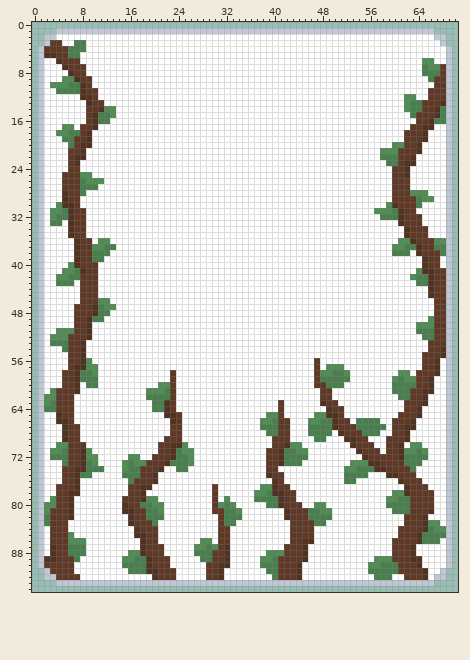
Edited in one commit: sprite sheet (assets/1x/WillowEnhancements.png). The first picture shows the starting point.
The file is 71x95 pixels.
Now the later version:
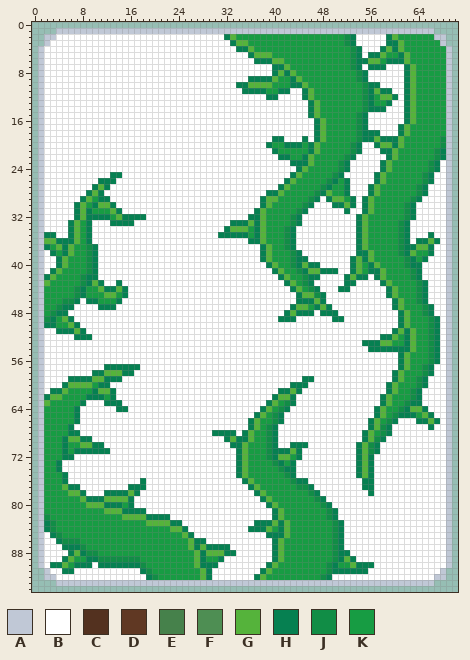
Palette (. is transparent): A #c0c8d6  B #ffffff  C #53311f  D #603823  E #46814b  F #4e8e53  G #55b33b  H #068051  J #118d46  K #179c43
Difference:
Changed rows in their new state; - is an unchanged pixel.
first column x 2:
 2 ------------------------------HGKKKKKKKKKKKKKKKKKKJH-----HGKKKKKK--
 3 -BB--BB------------------------HGGKKKKKKKKKKKKKKKKJH-----HHGKKKKKK-
 4 BBBBBBB-------------------------HHGKKKKKKKKKKKKKKKKJH---HGHGKKKKKKK
 5 BBBBBB----------------------------HGGGKKKKKKKKKKKKKJH-HHGKKHGKKKKKK
 6 --BBBB-----------------------------HHHGGKKKKKKKKKKKJHHGGKHHHGKKKKKK
 7 ---BBBB-------------------------------HHGKKKKKKKKKKJH-HHH---HGKKKKK
 8 ----BBB-------------------------------HGHGKKKKKKKKKKJH------HGKKKKK
 9 ---BBBBB--------------------------HHHHGKKHGKKKKKKKKKJH------HGKKKKK
10 -BBBBBBB------------------------HHGGGGKKKHHGKKKKKKKKKJHH----HGKKKKK
11 --BBBBBBB------------------------HHHHKKHH--HGKKKKKKKKJHGHH--HGKKKKK
12 ------BBB----------------------------HH----HGKKKKKKKKJHKGGH-HGKKKKK
13 -------BBB----------------------------------HGKKKKKKKJHKKH--HGKKKKK
14 -------BBBBB--------------------------------HGKKKKKKKJHHH---HGKKKKK
15 -------BBBBB--------------------------------HGKKKKKKJH------HGKKKKK
16 -------BBBB----------------------------------HGKKKKKJH------HGKKKKK
17 ---BB-BBB------------------------------------HGKKKKKJH-----HGKKKKKK
18 --BBBBBB-------------------------------------HGKKKKKJHHH---HGKKKKKK
19 ---BBBBB------------------------------HH---H-HGKKKKKJHHGHHHGKKKKKKJ
20 ----BBBB-----------------------------HKKHHHKHGKKKKKJH--HGGHGKKKKKKJ
21 ----BBB-------------------------------HKKKKKHGKKKKKJH---HHGKKKKKKJH
22 ----BBB--------------------------------HHKKHGKKKKKJH----BHGKKKKKKJH
23 ----BB-----------------------------------HHHGKKKKJH-----HGKKKKKKJH-
24 ----BB------------------------------------HGKKKKKJH-----HGKKKKKKJH-
25 ---BBBBB---HH----------------------------HGKKKKKJH-----HGKKKKKKJH--
26 ---BBBBBBHHH----------------------------HGKKKKKJHKH----HGKKKKKKJH--
27 ---BBBBBHGH----------------------------HGKKKKKJHKKH---HGKKKKKKJH---
28 ---BBBBHGH---------------------------HHGKKKKKJHGKKH---HGKKKKKKJH---
29 ---BBBHGKHH-------------------------HGGKKKKKJH-HGGKH-HGKKKKKKJHBB--
30 --BBBHGKHGGH------------------------HGKKKKKJH---HHGH-HGKKKKKJHB----
31 -BBBBHGHKKKGH----------------------HGKKKKKJH------H--HGKKKKKJH-----
32 -BBBBHGHHHHKGHHHH-----------------HHGKKKKJH---------HGKKKKKKJHB----
33 -BB-HGKH---HHHH----------------HHHGHGKKKKJH---------HGKKKKKJHBB----
34 ----HGKH----------------------HGGGKHGKKKJH----------HGKKKKKJHBBB---
35 HH--HGKH---------------------HHHHHKHGKKKJH----------HGKKKKKJHBBBH--
36 GGHHHGKH-BB-----------------------HHGKKKJH----------HGKKKKKJHBHHGHB
37 HKGHGKKJHBBB------------------------HGKKJH----------HGKKKKKJHHGGHBB
38 -HKHGKKJHBB-------------------------HGKKKJH---------HHGKKKKJHGKKHBB
39 --HGKKKJHB--------------------------HGKKKJHH-------HGHGKKKKKJHKHBB-
40 --HGKKKJH----------------------------HGKKJHGHH-----HGKHGKKKKJHHBBB-
41 -HGKKKKJH-----------------------------HGKKJHGGHHH--HGKHHGKKKKJHBBBB
42 HGKKKKJHH------------------------------HGKKJHH----HGHH-HGKKKKJHBBBB
43 GKKKKKJHGH--H---------------------------HGKJH-----HH----HGKKKKJHBBB
44 KKKKKJHKKGHHGH---------------------------HGKJH---HH------HGKKKJHBBB
45 KKKKKJHKKKGGKH----------------------------HGGJH----------HGKKKJHBBB
46 KKKJJHBHHKKKH-----------------------------HHHGH-----------HGKKJH-BB
47 KKJHHBBBBHHH-----------------------------HGGKHGH----------HGKKKJHBB
48 KJHH-BBBBBB-----------------------------HGHHH-HHH----------HGKKJHBB
49 JHKGHBBBBB-----------------------------HHH------HH---------HGKKKJHB
50 HHKKGHBB---------------------------------------------------HGKKKJHB
51 --HHHGHB--------------------------------------------------HGHGKKJHB
52 -BBBBHHH------------------------------------------------HHGKHGKKJHB
53 -BBBBBB----------------------------------------------HHHGGKKHGKKJHB
54 ---BBBB-----------------------------------------------HHHHHHHGKKJHB
55 ----BBB----------------------------------------------------HGKKKJHB
56 ----BBBB-------------------------------------B-------------HGKKKJH-
57 ----BBBBB-HHHHHH-----------------------------B-BBB---------HGKKJHB-
58 ---BBBBBHHGGGHH------B-----------------------BBBBBB-------HGKKKJHB-
59 ---BHHHHGGHHH--------B---------------------HHBBBBBB-------HGKKJHB--
60 ---HGGGGKHH--------BBB-------------------HHH-BBBBB-------HGKKKJHB--
61 -HHGKKKKHGGH-----BBBBB-----------------HHGH---BB---------HGKKJHBB--
62 HGGKKKKHHHKH-----BBBBB----------------HGGH----BB--------HGKKKJHB---
63 GKKKKKH---HHH-----BBBB---------------HGKJH----BBB-------HGKKJHHB---
64 KKKKKH------HH----BBBB--------------HGKJH------BBB-----HGKKJHGGH---
65 KKKKKH--------------BBB------------HGKJH-----BBBBB-----HGKJHHHKGH--
66 KKKKKH---------------BB-----------HGKKJHB---BBBBBBB-BBHGKJHBBBHHGH-
67 KKKKHB---------------BB-----------HGKJHBB---BBBBBBBBBBHGJHBBBB--H--
68 KKKKHH---------------BB-----HHHH-HGKKJHBB---BBBB-BBBBHGKJHBBB------
69 KKKHGGHH------------BBB-------HGHHGKKJHBB----BB---BBBHGJHBBBB------
70 KKKHKKGGHH---------BBBBB-------HHGKKKJHBBHHH-------BHGJH-BBB-BB----
71 KKKHKHHHHHH--------BBBBBB-------HGKKKJHHHGHB--------HGJH-BBBBBBB---
72 KKKHHBBBB-----BB--BBBBBBB-------HGKKKJHGGKHB--------HGHBBBBBBBBB---
73 KKHBBBBBB----BBBBBBBBBBBB-------HGKKKKJHKHB--------BHGHBBBBBBBB----
74 KKHBBBBBBB---BBBBBBB--BB--------HGKKKKKJHH--------BBHGHBBBBBBB-----
75 KKKHBBBB-----BBBBBB-------------HGKKKKKKJH--------BBHGH--BBBBB-----
76 KKKHBB--------BBHBB--------------HGKKKKKKJHH------BB-HH----BBBB----
77 KKKGHH--------HHHB----------B-----HGKKKKKKJJH--------HH-----BBBB---
78 KKKKGGH---HHHHGHB-----------B------HGKKKKKKKJH--------H---BBBBBBB--
79 KKKKKKGHHHGGGGHBBBB---------B-B----BHGKKKKKKKJH----------BBBBBBBB--
80 KKKKKKKGGGHHHKHBBBBB--------BBBB-----HGKKKKKKKJH---------BBBBBBBB--
81 KKKKKKKKKKGGGHHHHBBB--------BBBBB-----HGKKKKKKKJH---------BBBBBBB--
82 JKKKKKKKKKKKKGGGGHHHH--------BBBB-----HGKKKKKKKJH-----------BBBB---
83 HJKKKKKKKKKKKKKKKGGGGHH------BBB---HHHGHGKKKKKKKJH----------BBBBBB-
84 HJKKKKKKKKKKKKKKKKKKKGGH-----BB---HHHGKHGKKKKKKKJH---------BBBBBBBB
85 -HJKKKKKKKKKKKKKKKKKKKKGH----BB------HHHGKKKKKKKJH---------BBBBBBBB
86 -BHJJJKKKKKKKKKKKKKKKKKKGHHB-BB-------HGKKKKKKKKJH--------BBBBBBBB-
87 -BBHHHJKKKKKKKKKKKKKKKKKGHGHHHH-------HGKKKKKKKKJH--------BBBB-----
88 -BBBHGHJJKKKKKKKKKKKKKKKKGHGGGHH-----BHGKKKKKKKKJHH-------BBBB-----
89 BBBHGKKHHJJJJJJJKKKKKKKKKGHKKHB-----BBHGKKKKKKKKJHGH---BBBBBBBB----
90 BHHGKHHH-HHHHHHHJKKKKKKKKGHHHBB-----BHGKKKKKKKKJHKKGHHHBBBBBBBB----
91 -BBHH---------BBHJKKKKKKKKGHBB------HGKKKKKKKKKJHHHHHHBBBBBBBBBB---
92 --BBBB-----------HJKKKKKKKGHBB-----HGKKKKKKKKKJH-------BBB--BBBB---
